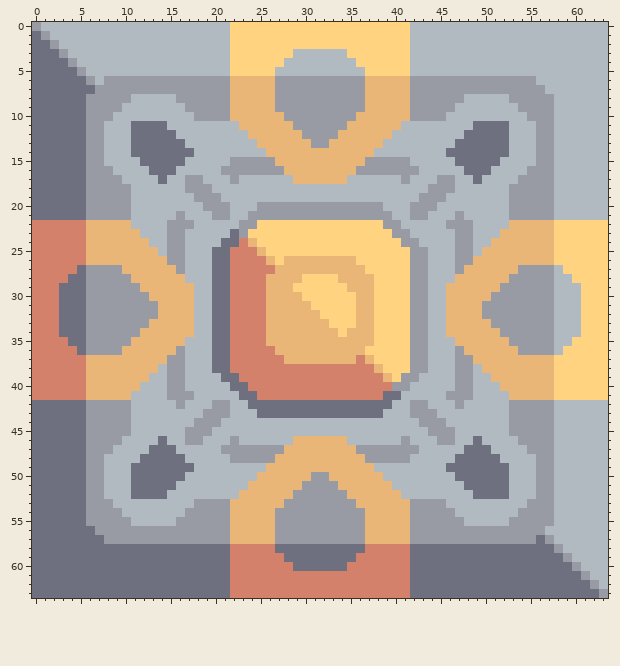
Edited in one commit: pixel-art sprite (sprites/small-core.png). The picture above was drawn from the file before the commit.
The file is 64x64 pixels.
After the commit:
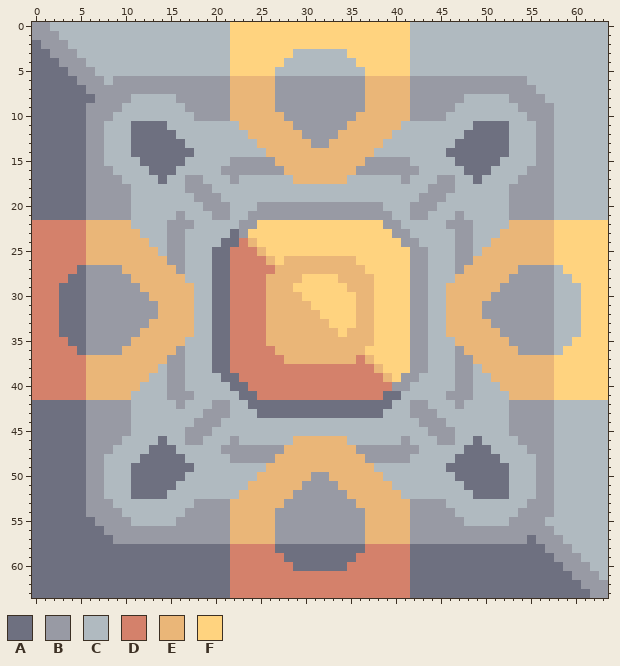
Palette (. is transparent): A #6e7080  B #989aa4  C #b0bac0  D #d4816b  E #eab678  F #ffd37f
Author's note on the commit: Fixed Small Core's edge shading
What changed:
The edit turns colour B into colour A in row 8 at x 6; in row 55 at x 6; in row 56 at x 7; in row 57 at x 8 and 55.
The edit turns colour A into colour B in row 1 at x 0; in row 2 at x 1; in row 3 at x 2; in row 4 at x 3; in row 5 at x 4; in row 6 at x 5.
The edit turns colour A into colour B in row 7 at x 6; in row 57 at x 56; in row 58 at x 57; in row 59 at x 58; in row 60 at x 59; in row 61 at x 60.
The edit turns colour A into colour B in row 62 at x 61; in row 63 at x 62.
The edit turns colour C into colour B in row 0 at x 1; in row 1 at x 2; in row 2 at x 3; in row 3 at x 4; in row 4 at x 5; in row 5 at x 6.
The edit turns colour C into colour B in row 6 at x 7; in row 56 at x 57; in row 57 at x 58; in row 58 at x 59; in row 59 at x 60; in row 60 at x 61.
The edit turns colour C into colour B in row 61 at x 62; in row 62 at x 63.
The edit turns colour B into colour C in row 6 at x 8 and 55; in row 7 at x 56; in row 8 at x 57; in row 55 at x 57.
Changed places in both pictures, as pixel boxes (x1, y1, x2, y2):
changed: (32, 22, 113, 103)
changed: (527, 76, 554, 103)
changed: (86, 517, 113, 544)
changed: (527, 517, 608, 598)
